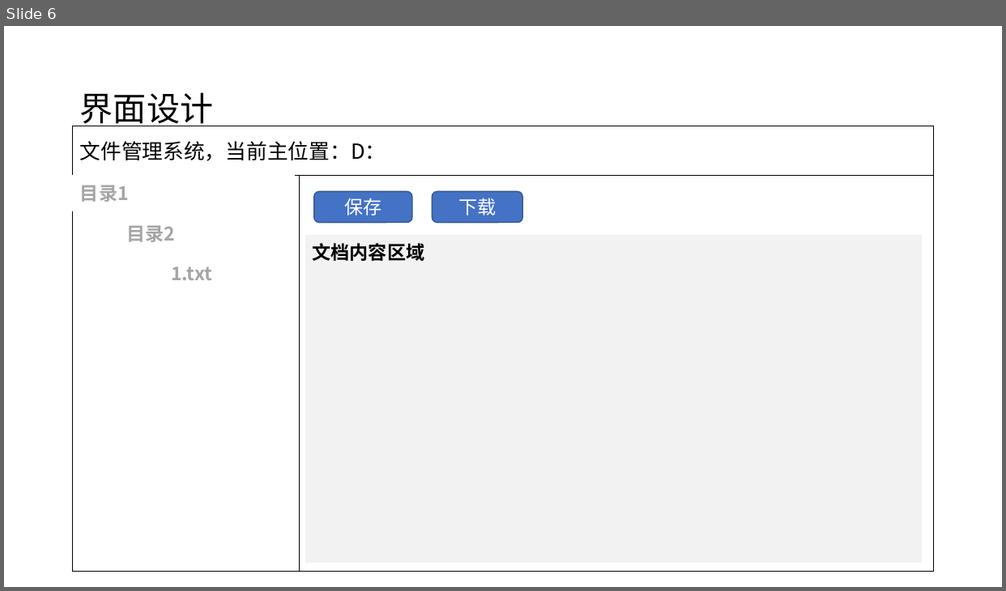
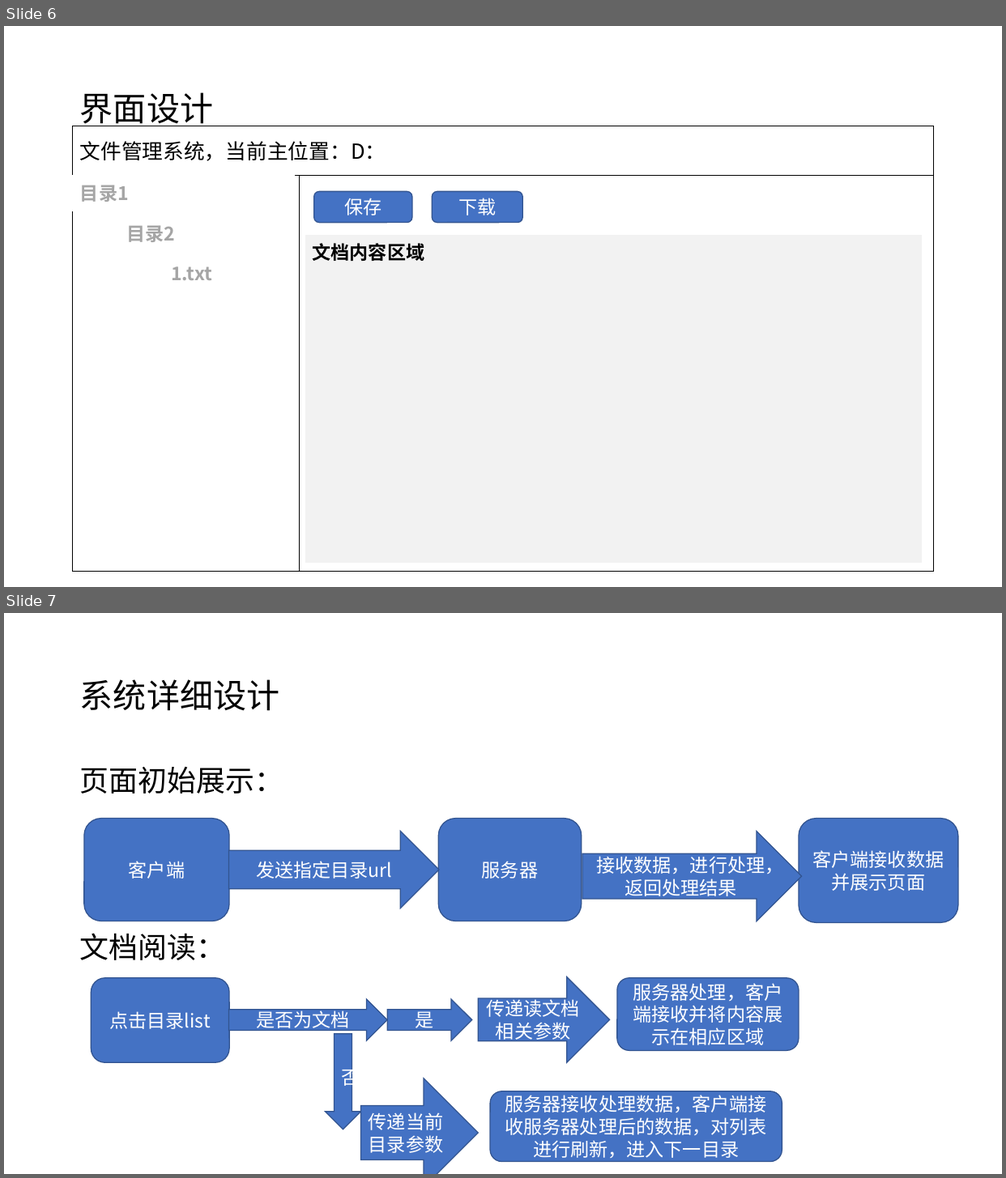
Before and after one commit to smilehr/java-socket, a slide deck: huarui.study2/file/二阶段设计文档.pptx. Shown one above the other, each under a label of ours: slide 6 before the commit, slides 6 and 7 after it. The pictures are 1006x591 and 1006x1178 pixels, drawn with LibreOffice and Linux fonts; fonts in the diff are those of the drawing. Boxes give left, top, right and bottom in pixels: in the first picture for what was removed or moved away, otherwise in the second. Text is boxed around its words. In the diff, an @@ line names an element or a change of style, - is before the commit and + after.

Commit message:
新增详细设计

```diff
--- a/huarui.study2/file/二阶段设计文档.pptx
+++ b/huarui.study2/file/二阶段设计文档.pptx
@@ slide 7 added at [4,613,1002,1174], background #FFFFFF @@
@@ title added at [80,679,279,711], 32 pt, text #000000 @@
+系统详细设计
@@ text added at [80,767,283,960], 28 pt, text #000000 @@
+页面初始展示：
+文档阅读：
@@ rounded rectangle added at [84,818,229,921], fill #4472C4, outline #325491 1 pt, 18 pt, text #FFFFFF @@
+客户端
@@ rounded rectangle added at [438,818,582,921], fill #4472C4, outline #325491 1 pt, 18 pt, text #FFFFFF @@
+服务器
@@ rounded rectangle added at [799,818,958,922], fill #4472C4, outline #325491 1 pt, 18 pt, text #FFFFFF @@
+客户端接收数据并展示页面
@@ right arrow added at [228,832,439,909], fill #4472C4, outline #325491 1 pt, 18 pt, text #FFFFFF @@
+发送指定目录url
@@ right arrow added at [582,832,802,922], fill #4472C4, outline #325491 1 pt, 18 pt, text #FFFFFF @@
+接收数据，进行处理，返回处理结果
@@ rounded rectangle added at [91,978,229,1063], fill #4472C4, outline #325491 1 pt, 18 pt, text #FFFFFF @@
+点击目录list
@@ right arrow added at [228,999,387,1041], fill #4472C4, outline #325491 1 pt, 18 pt, text #FFFFFF @@
+是否为文档
@@ right arrow added at [387,999,472,1041], fill #4472C4, outline #325491 1 pt, 18 pt, text #FFFFFF @@
+是
@@ right arrow added at [478,977,610,1063], fill #4472C4, outline #325491 1 pt, 18 pt, text #FFFFFF @@
+传递读文档相关参数
@@ rounded rectangle added at [617,978,799,1051], fill #4472C4, outline #325491 1 pt, 18 pt, text #FFFFFF @@
+服务器处理，客户端接收并将内容展示在相应区域
@@ down arrow added at [325,1034,360,1131], fill #4472C4, outline #325491 1 pt, 18 pt, text #FFFFFF @@
+否
@@ right arrow added at [361,1079,479,1174], fill #4472C4, outline #325491 1 pt, 18 pt, text #FFFFFF @@
+传递当前目录参数
@@ rounded rectangle added at [490,1092,782,1161], fill #4472C4, outline #325491 1 pt, 18 pt, text #FFFFFF @@
+服务器接收处理数据，客户端接收服务器处理后的数据，对列表进行刷新，进入下一目录
```
Also in this commit, not shown: 1 other slide added.
